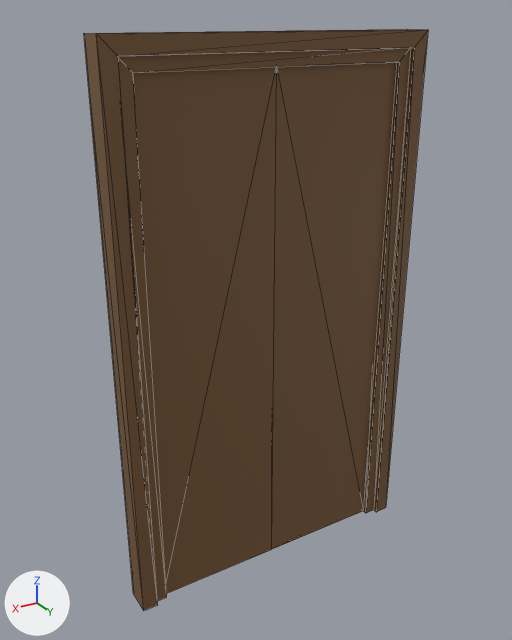
The glTF model assets/door/SK_RippingDoor.glb as it was, and as the next commit left it.
Before and after are seen from a 50 mm lens placed at (1.33, 2.1, 2.15), pointed at (0.04, -0.04, 1.08). Arrows for +X, +Y and +Z are at lower left; the lights stay in place. The first picture is the older version. Mesh edges are drawn as thin lines. Vertices at exactly the same position are counted once.

Objects in the first picture: 'SK_RippingDoorMesh'.
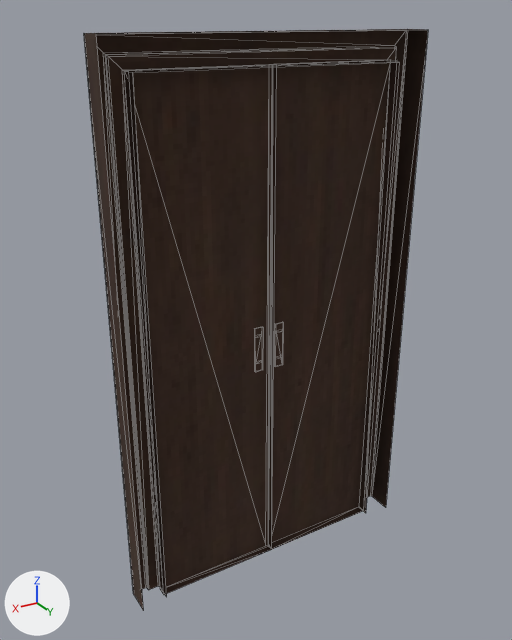
What the commit changed:
Picture 'BC_Dark_Stairs' (img_bc_dark_stairs) is new.
In material 'Door' (mat_door), base_color is no longer (0.186, 0.0926, 0.0331), brown #775633.
In material 'Door' (mat_door), texture is now set to img_bc_dark_stairs.
In material 'Door' (mat_door), roughness goes from 0.5 to 1.0.
me_plane_001 is used by ob_sk_rippingdoormesh; location (0.0, 0.0, 0.0).
me_plane_001 had 538 vertices, 746 faces and spanned x -0.62..0.62, y -0.07..0.06, z 0.0..2.1.
me_plane_001 now has 522 vertices, 708 faces and spans x -0.62..0.62, y -0.07..0.06, z 0.0..2.1.
Part 1, on me_plane_001:
8 vertices are removed from x -0.56..0.56, y 0.04..0.06, z 0.0..2.04.
22 faces are deleted.
me_plane_001 part 2: 692 kept faces spanning x -0.62..0.62, y -0.07..0.06, z 0.0..2.1 get new texture (UV) coordinates.
Other edits to the shape of me_plane_001 do not show in these pictures.

Pixel boxes (x1, y1, x2, y2) of what changed, in the pictures (512 x 640 px):
'SK_RippingDoorMesh', surface changed, reshaped
    both: (84, 29, 428, 611)
part 1 of me_plane_001, deleted (brown)
    before: (96, 30, 428, 611)
part 2 of me_plane_001, surface changed
    both: (84, 29, 425, 611)
